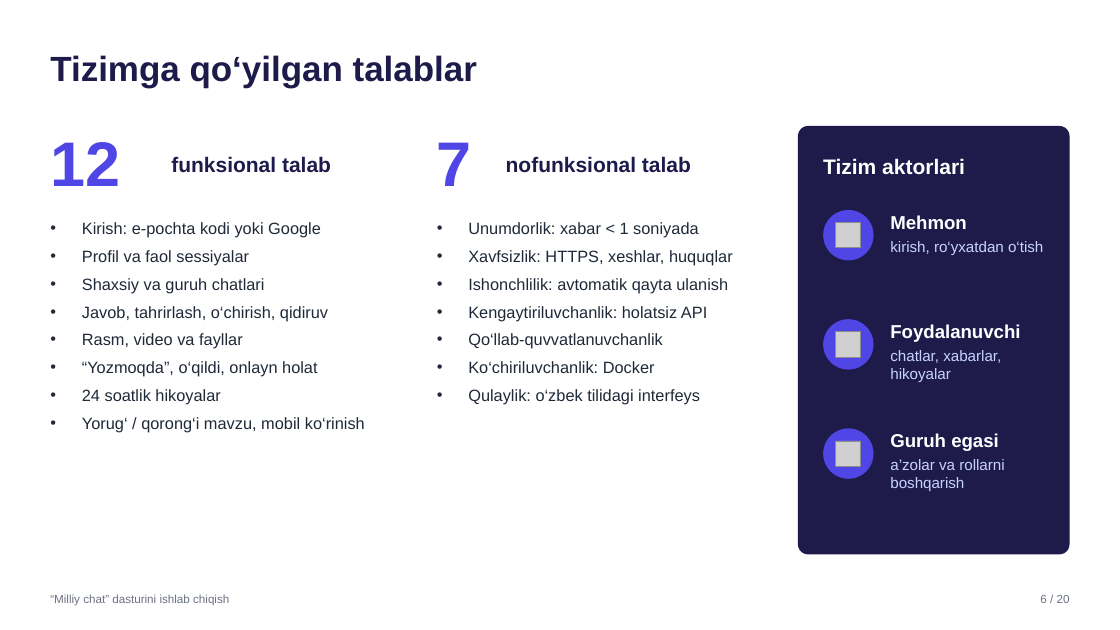
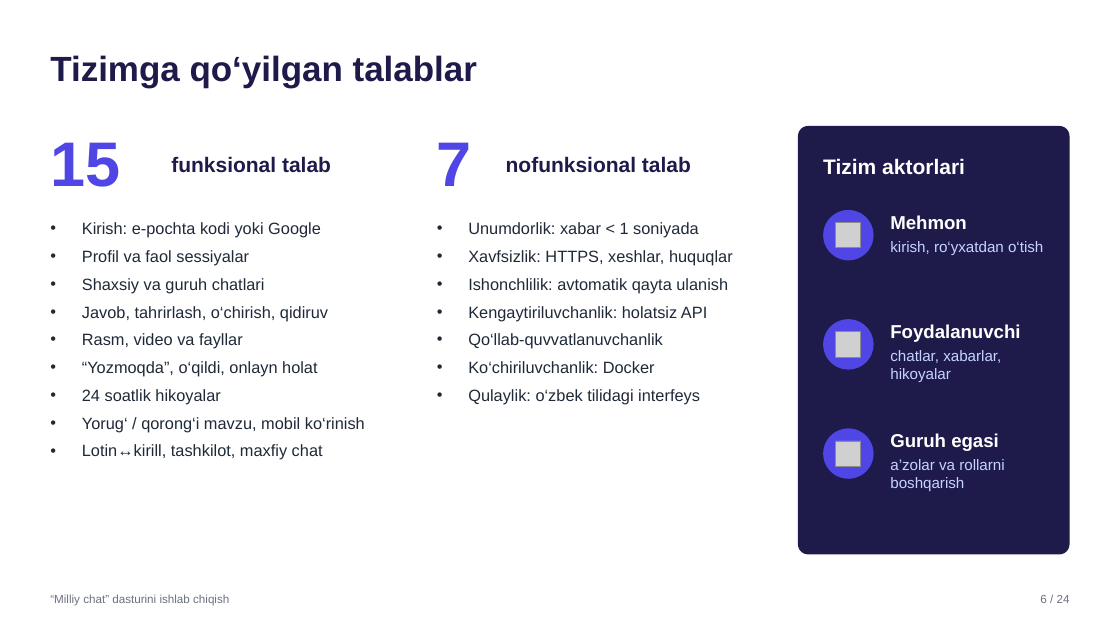
Before and after one commit to SardorSohinazarov/diplom-ish, a slide deck: slide 6 of diplom/Taqdimot_Sohinazarov_Sardor.pptx. Drawn at 1120x630 pixels with LibreOffice and Linux fonts; fonts in the diff are those of the drawing; grey boxes stand for pictures. Boxes give left, top, right and bottom in pixels: in the first picture for what was removed or moved away, otherwise in the second. Text is boxed around its words. In the diff, an @@ line names an element or a change of style, - is before the commit and + after.

```diff
--- a/diplom/Taqdimot_Sohinazarov_Sardor.pptx
+++ b/diplom/Taqdimot_Sohinazarov_Sardor.pptx
@@ text at [50,142,120,187]: text changed @@
-12
+15
@@ text at [82,444,323,460]: paragraph added @@
+• Lotin↔kirill, tashkilot, maxfiy chat
@@ text at [1040,595,1070,603]: text changed @@
-6 / 20
+6 / 24
```
Also in this commit, not shown: 17 other slides changed, 4 slides added, 2 other files.
